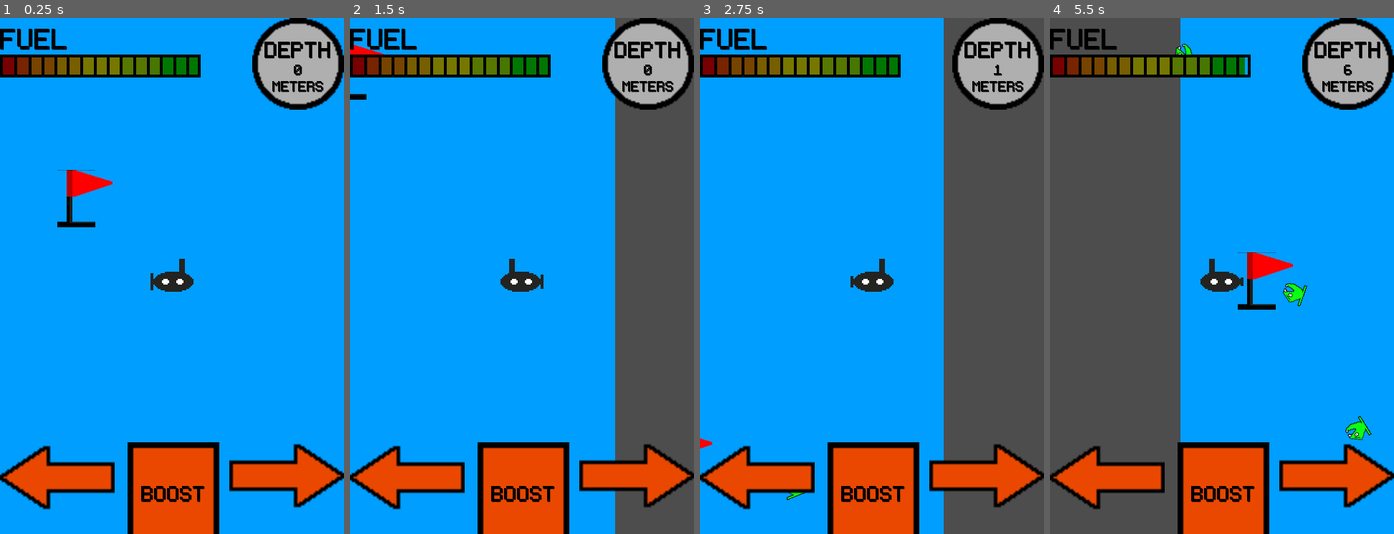
Above: before the commit, frames 1-4 (left to right).
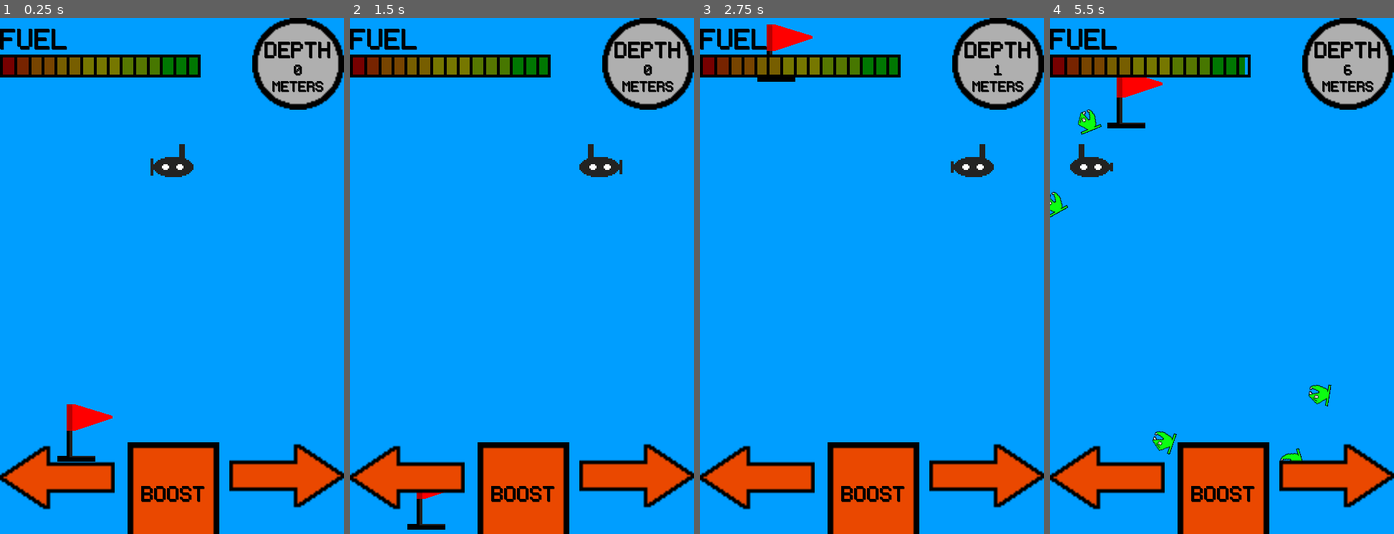
Above: after the commit, the same moments.

Repository: seb-navarro/Endless_Depth
Game: Godot game, scene res://Main/Main.tscn
Same seed, same stepped clock (60 frames per second), same inputs: the game is played once before the commit and once after it.
Inputs:
- Up to frame 1 (0.25 s): no input
- Up to frame 2 (1.5 s): hold D (move_right) 0.53-1.28 s; hold A (move_left) from 1.28 s (still down)
- Up to frame 3 (2.75 s): release A (move_left) at 2.03 s; hold D (move_right) from 2.03 s (still down)
- Up to frame 4 (5.5 s): release D (move_right) at 3.53 s; hold A (move_left) from 3.53 s (still down)

The runs differ from the first frame. In frame 1, 2.2% of the frame differs, in the area x 16-57%, y 24-86%; in frame 2, 19%; in frame 3, 25%; in frame 4, 35%, in the area x 0-94%, y 0-100%.

Commit message:
changed background to scroll up

Diff:
--- a/Background/parallax_background.gd
+++ b/Background/parallax_background.gd
@@ -1,6 +1,6 @@
 extends ParallaxBackground
 
-var scrolling_speed = 500
+var scrolling_speed = -500
 
 # Called when the node enters the scene tree for the first time.
 func _ready() -> void:
--- a/Player/Player.gd
+++ b/Player/Player.gd
@@ -3,8 +3,8 @@
 signal hit
 
 var screen_size
-var gravity = 2000
 var speed = 100
+
 
 # Called when the node enters the scene tree for the first time.
 func _ready() -> void:
@@ -14,9 +14,8 @@
 
 # Called every frame. 'delta' is the elapsed time since the previous frame.
 func _process(delta: float) -> void:
+
 	var direction = 0
-
-	velocity.y = gravity * delta
 
 	if Input.is_action_pressed("move_right"):
 		direction += 1
@@ -48,8 +47,8 @@
 	if get_slide_collision_count() > 0:
 		hit.emit()
 		$AnimatedSprite2D.animation = "submarine_hit"
+		$CollisionPolygon2D.disabled = true
 		$HitTimer.start()
-		$CollisionPolygon2D.disabled = true
 
 
 
--- a/Player/Player.tscn
+++ b/Player/Player.tscn
@@ -156,6 +156,4 @@
 [node name="HitTimer" type="Timer" parent="."]
 one_shot = true
 
-[node name="Camera2D" type="Camera2D" parent="."]
-
 [connection signal="timeout" from="HitTimer" to="." method="_on_hit_timer_timeout"]
